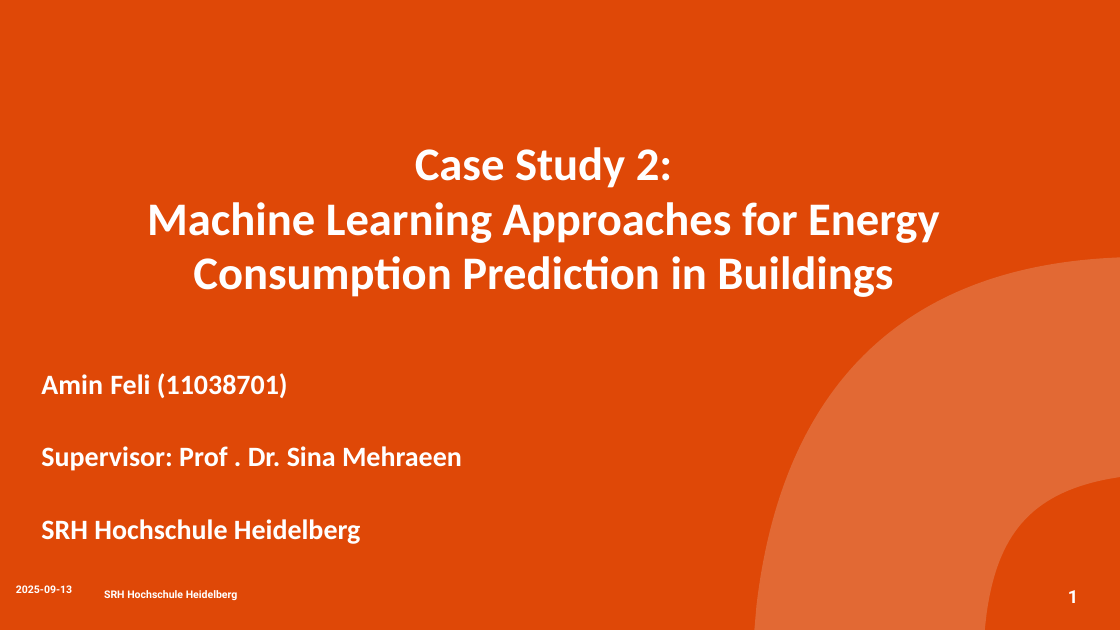
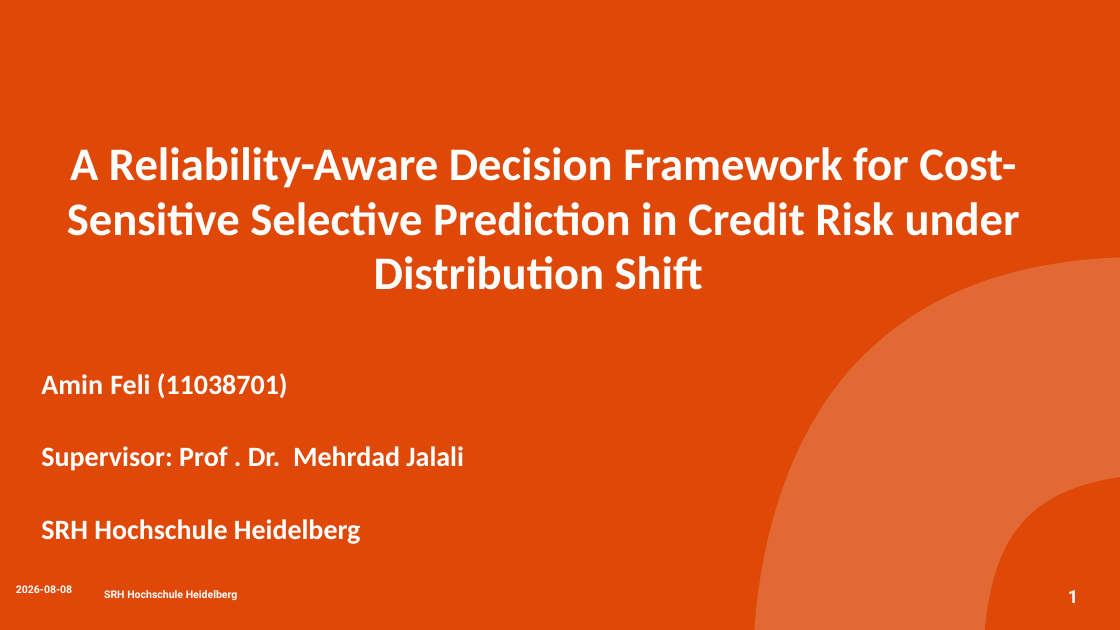
Before and after one commit to aminfeli/Thesis, a slide deck: slide 1 of 7-Presentation/presentation.pptx. Drawn at 1120x630 pixels with LibreOffice and Linux fonts; fonts in the diff are those of the drawing; background and template pictures are left out. Boxes give left, top, right and bottom in pixels: in the first picture for what was removed or moved away, otherwise in the second. Text is boxed around its words. In the diff, an @@ line names an element or a change of style, - is before the commit and + after.

Commit message:
presentation-1

```diff
--- a/7-Presentation/presentation.pptx
+++ b/7-Presentation/presentation.pptx
@@ title at (67, 147, 1020, 290): text changed @@
-Case Study 2:
-Machine Learning Approaches for Energy Consumption Prediction in Buildings
+A Reliability-Aware Decision Framework for Cost-Sensitive Selective Prediction in Credit Risk under Distribution Shift
@@ text at (41, 446, 463, 471): text changed @@
-Supervisor: Prof . Dr. Sina Mehraeen
+Supervisor: Prof . Dr. Mehrdad Jalali
@@ text at (16, 585, 72, 593): text changed @@
-2025-09-13
+2026-08-08
```
Also in this commit, not shown: 24 other slides changed, 1 slide added, 1 slide removed, 4 other files.
